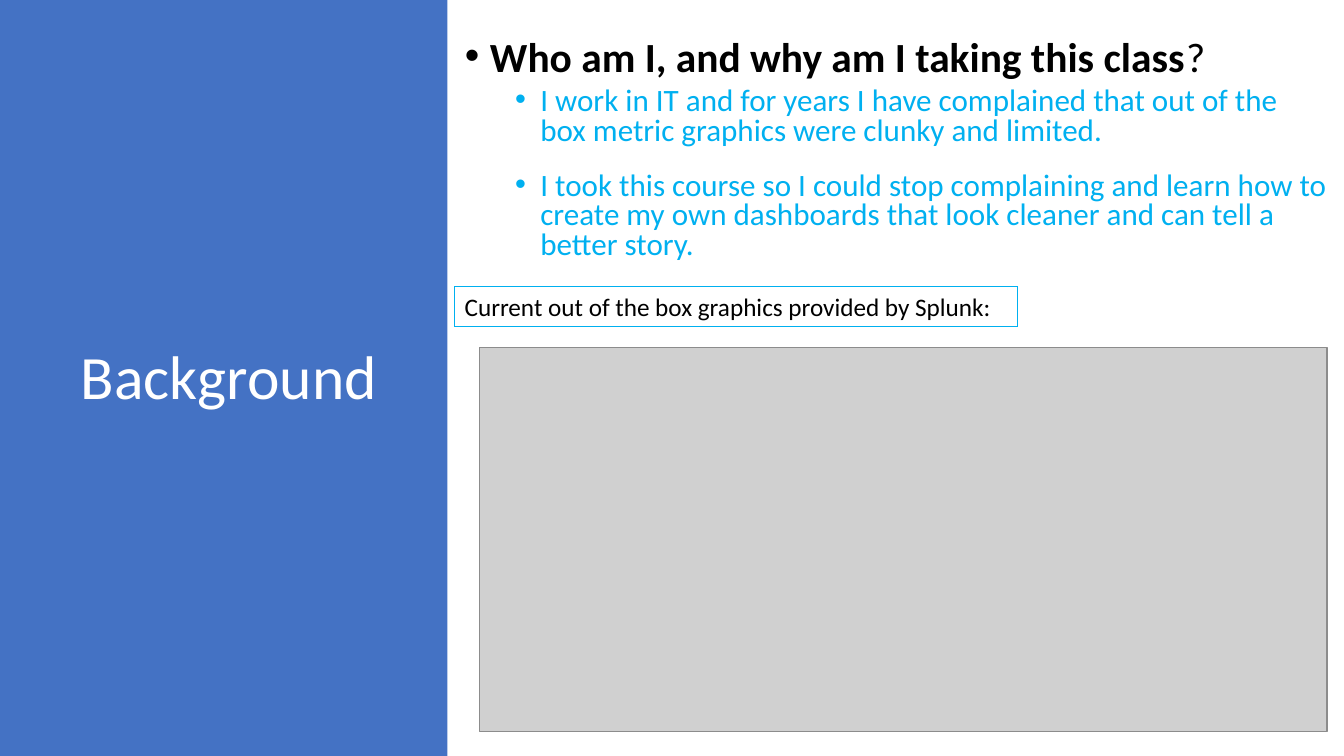
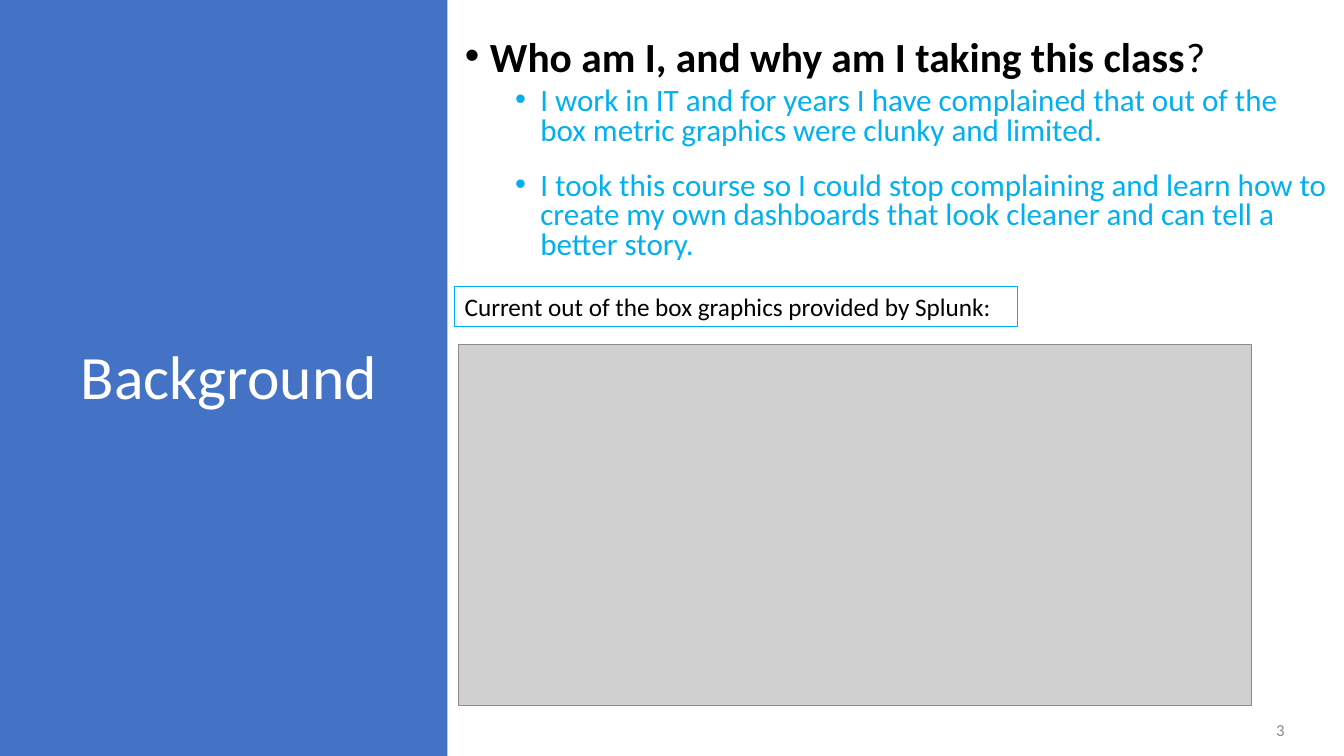
Before and after one commit to trevf002/project_2, a slide deck: slide 3 of Project_2.pptx. Drawn at 1344x756 pixels with LibreOffice and Linux fonts; fonts in the diff are those of the drawing; grey boxes stand for pictures. Boxes give left, top, right and bottom in pixels: in the first picture for what was removed or moved away, otherwise in the second. Text is boxed around its words. In the diff, an @@ line names an element or a change of style, - is before the commit and + after.

```diff
--- a/Project_2.pptx
+++ b/Project_2.pptx
@@ picture: place and size @@
-picture at bbox=[480, 347, 1328, 732]
+picture at bbox=[459, 345, 1252, 705]
@@ page number added at bbox=[1276, 725, 1284, 736], 12 pt, text #8C8C8C @@
+3
```
Also in this commit, not shown: 4 other slides changed, 1 slide added, 2 slides removed, 2 other files.
